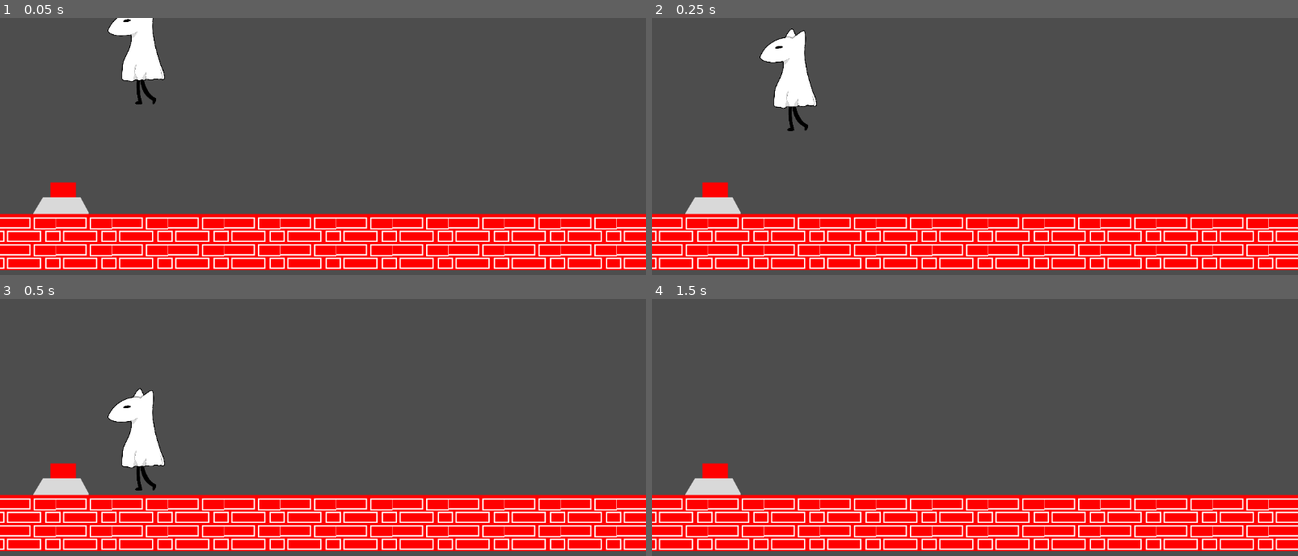
Above: before the commit, frames 1-4 (two rows, left to right).
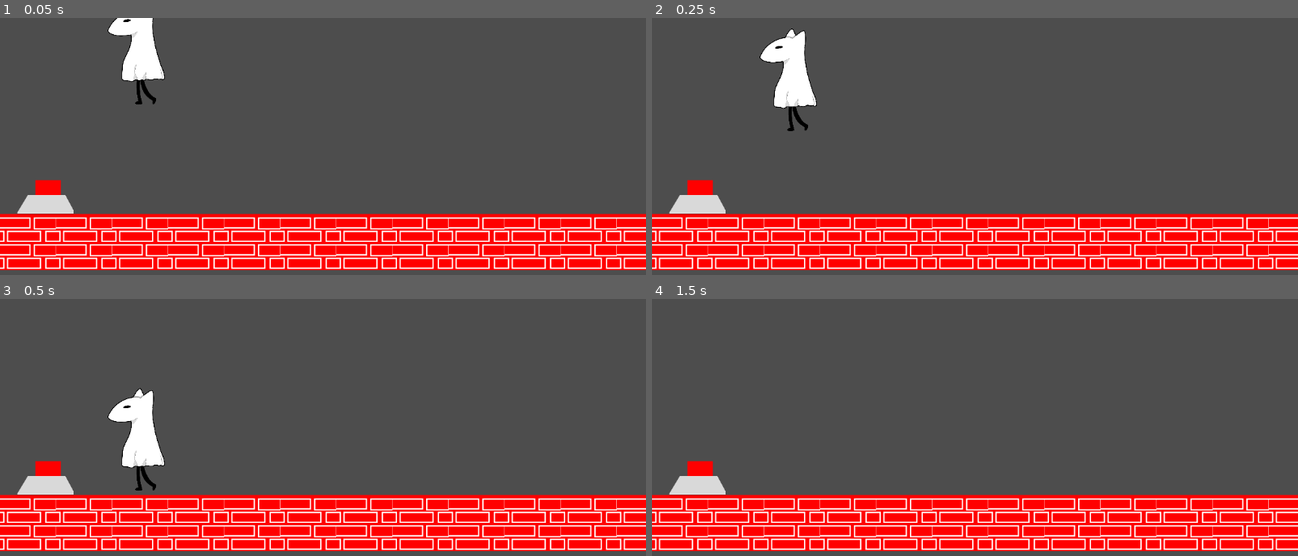
Above: after the commit, the same moments.

Repository: rcivan/ghost-dog
Game: Godot game, scene res://TestButtonScene.tscn
The game is run twice, just before and just after one commit, with the same random seed, the same clock (stepped at 60 frames per second) and the same inputs. This scene is started directly instead of the project's main scene.
Inputs:
- Up to frame 1 (0.05 s): no input
- Up to frame 2 (0.25 s): no input
- Up to frame 3 (0.5 s): no input
- Up to frame 4 (1.5 s): hold Q (slide) 0.53-1.28 s; hold Right (right) from 0.53 s (still down); tap Space (jump) at 0.77 s; tap Q (slide) at 1.35 s

The runs differ from the first frame. In frame 1, 0.7% of the frame differs, in the area x 2-14%, y 62-77%; in frame 2, 0.7%; in frame 3, 0.7%; in frame 4, 0.7%.

Commit message:
test button scene

Diff:
--- a/game/Button.gd
+++ b/game/Button.gd
@@ -1,7 +1,5 @@
-extends Area2D
+extends StaticBody2D
 
-
-var pressed = false
 
 # Called when the node enters the scene tree for the first time.
 func _ready():
@@ -11,3 +9,11 @@
 # Called every frame. 'delta' is the elapsed time since the previous frame.
 func _process(delta):
 	pass
+
+func _on_area_2d_body_entered(body):
+	print("pressed")
+	$AnimatedSprite2D.play("pressed")
+
+
+func _on_area_2d_body_exited(body):
+	$AnimatedSprite2D.play("default")
--- a/game/Button.tscn
+++ b/game/Button.tscn
@@ -1,36 +1,50 @@
-[gd_scene load_steps=5 format=3 uid="uid://b36nbeg11obnd"]
+[gd_scene load_steps=7 format=3 uid="uid://dkwrathnvna2f"]
 
-[ext_resource type="Texture2D" uid="uid://bhew6cq8hq3cb" path="res://assets/prelim/button/unpressed.png" id="2_6xr2v"]
-[ext_resource type="Texture2D" uid="uid://b847ipen7ciqk" path="res://assets/prelim/button/pressed.png" id="3_g8cew"]
+[ext_resource type="Script" path="res://Button.gd" id="1_00sxq"]
+[ext_resource type="Texture2D" uid="uid://b847ipen7ciqk" path="res://assets/prelim/button/pressed.png" id="1_nrqk6"]
+[ext_resource type="Texture2D" uid="uid://bhew6cq8hq3cb" path="res://assets/prelim/button/unpressed.png" id="2_av1gv"]
 
-[sub_resource type="SpriteFrames" id="SpriteFrames_0v6ml"]
+[sub_resource type="RectangleShape2D" id="RectangleShape2D_ptf3a"]
+size = Vector2(69, 31)
+
+[sub_resource type="SpriteFrames" id="SpriteFrames_1j6gh"]
 animations = [{
 "frames": [{
 "duration": 1.0,
-"texture": ExtResource("2_6xr2v")
+"texture": ExtResource("2_av1gv")
 }],
 "loop": true,
-"name": &"aunpressed",
+"name": &"default",
 "speed": 5.0
 }, {
 "frames": [{
 "duration": 1.0,
-"texture": ExtResource("3_g8cew")
+"texture": ExtResource("1_nrqk6")
 }],
 "loop": true,
 "name": &"pressed",
 "speed": 5.0
 }]
 
-[sub_resource type="RectangleShape2D" id="RectangleShape2D_ev888"]
-size = Vector2(88, 57)
+[sub_resource type="RectangleShape2D" id="RectangleShape2D_4lpm2"]
+size = Vector2(45, 27)
 
 [node name="StaticBody2D" type="StaticBody2D"]
+script = ExtResource("1_00sxq")
+
+[node name="CollisionShape2D" type="CollisionShape2D" parent="."]
+position = Vector2(51.5, 83.5)
+shape = SubResource("RectangleShape2D_ptf3a")
 
 [node name="AnimatedSprite2D" type="AnimatedSprite2D" parent="."]
-sprite_frames = SubResource("SpriteFrames_0v6ml")
-animation = &"aunpressed"
+sprite_frames = SubResource("SpriteFrames_1j6gh")
+centered = false
 
-[node name="CollisionShape2D" type="CollisionShape2D" parent="."]
-position = Vector2(1, 19.5)
-shape = SubResource("RectangleShape2D_ev888")
+[node name="Area2D" type="Area2D" parent="."]
+
+[node name="CollisionShape2D" type="CollisionShape2D" parent="Area2D"]
+position = Vector2(54.5, 53.5)
+shape = SubResource("RectangleShape2D_4lpm2")
+
+[connection signal="body_entered" from="Area2D" to="." method="_on_area_2d_body_entered"]
+[connection signal="body_exited" from="Area2D" to="." method="_on_area_2d_body_exited"]
--- a/game/Player.tscn
+++ b/game/Player.tscn
@@ -94,7 +94,6 @@
 size = Vector2(95, 185)
 
 [node name="Player" type="CharacterBody2D"]
-collision_layer = 3
 script = ExtResource("1_vd3qh")
 
 [node name="AnimatedSprite2D" type="AnimatedSprite2D" parent="."]
--- a/game/TestButtonScene.tscn
+++ b/game/TestButtonScene.tscn
@@ -1,13 +1,13 @@
 [gd_scene load_steps=4 format=3 uid="uid://c6bhamrr8vsmj"]
 
-[ext_resource type="PackedScene" uid="uid://b36nbeg11obnd" path="res://Button.tscn" id="1_t8n3y"]
+[ext_resource type="PackedScene" uid="uid://dkwrathnvna2f" path="res://Button.tscn" id="1_ht8ex"]
 [ext_resource type="TileSet" uid="uid://cokllca8dc6h3" path="res://assets/prelim/prelim_tiles.tres" id="2_pmrgn"]
 [ext_resource type="PackedScene" uid="uid://biejvu5ndljmx" path="res://Player.tscn" id="3_q5gj0"]
 
-[node name="TestButtonScene" type="Node2D"]
+[node name="Button" type="Node2D"]
 
-[node name="Button" parent="." instance=ExtResource("1_t8n3y")]
-position = Vector2(108, 303)
+[node name="StaticBody2D" parent="." instance=ExtResource("1_ht8ex")]
+position = Vector2(31, 249)
 
 [node name="TileMap" type="TileMap" parent="."]
 tile_set = ExtResource("2_pmrgn")
